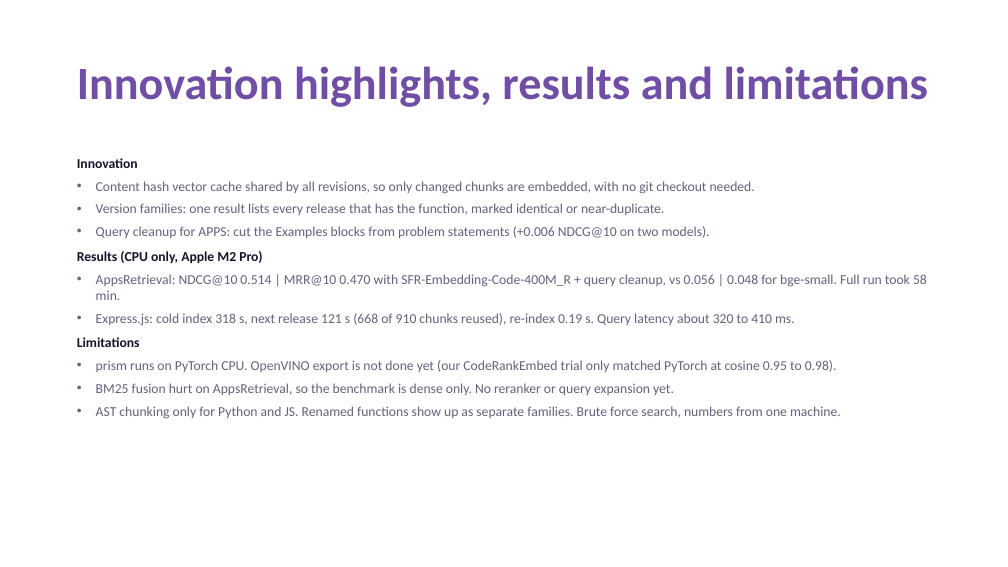
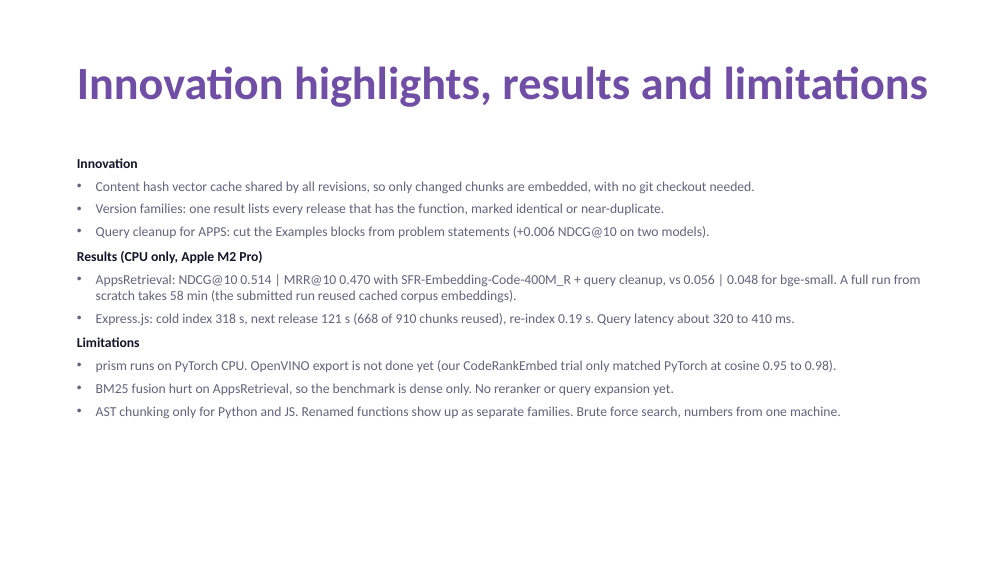
Before and after one commit to Lagmator22/OvaSearch, a slide deck: slide 8 of Thapar_Institute_of_Engineering_and_Technology_Romantic_Shers_Submission.pptx. Drawn at 1008x567 pixels with LibreOffice and Linux fonts; fonts in the diff are those of the drawing. Boxes give left, top, right and bottom in pixels: in the first picture for what was removed or moved away, otherwise in the second. Text is boxed around its words. In the diff, an @@ line names an element or a change of style, - is before the commit and + after.

```diff
--- a/Thapar_Institute_of_Engineering_and_Technology_Romantic_Shers_Submission.pptx
+++ b/Thapar_Institute_of_Engineering_and_Technology_Romantic_Shers_Submission.pptx
@@ text at (x1=96, y1=274, x2=921, y2=303): text changed @@
-• AppsRetrieval: NDCG@10 0.514 | MRR@10 0.470 with SFR-Embedding-Code-400M_R + query cleanup, vs 0.056 | 0.048 for bge-small. Full run took 58 min.
+• AppsRetrieval: NDCG@10 0.514 | MRR@10 0.470 with SFR-Embedding-Code-400M_R + query cleanup, vs 0.056 | 0.048 for bge-small. A full run from scratch takes 58 min (the submitted run reused cached corpus embeddings).
```
Also in this commit, not shown: 1 other slide changed, 1 other file.
